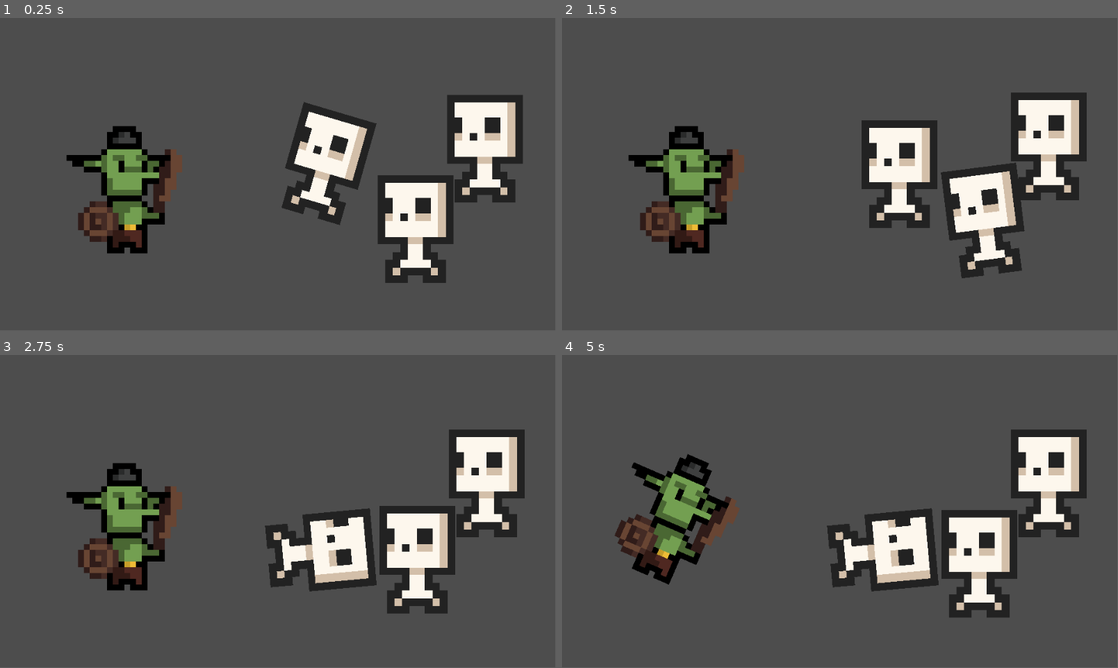
Above: before the commit, frames 1-4 (two rows, left to right).
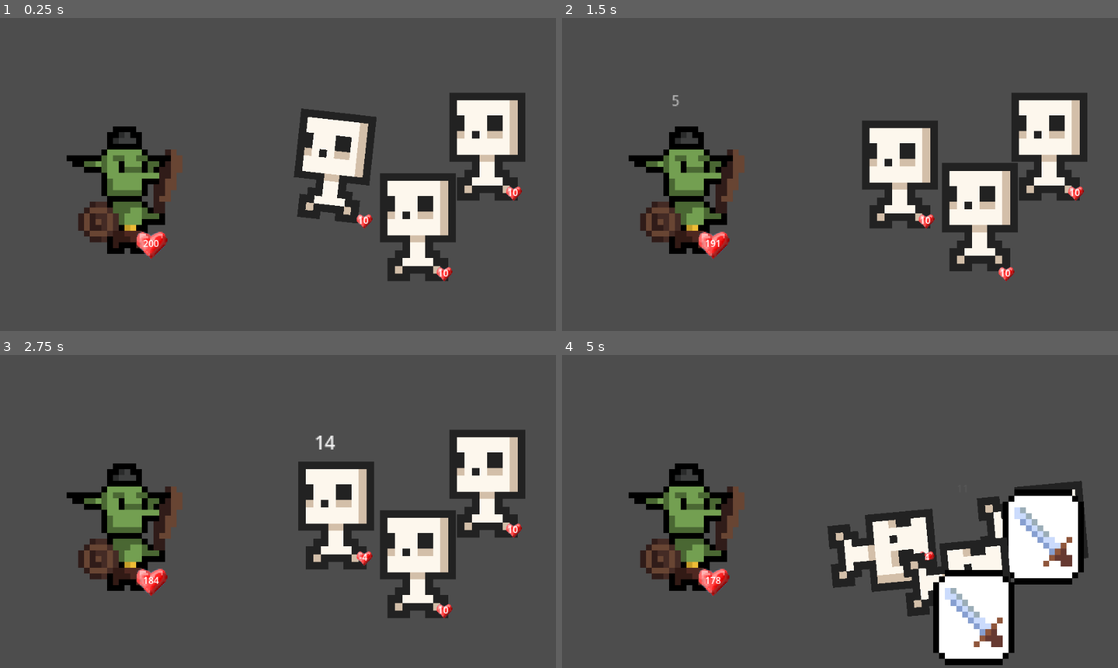
Above: after the commit, the same moments.

Repository: jakmik2/rogue-cards
Game: Godot game, scene res://scenes/Main.tscn
Same seed, same stepped clock (60 frames per second), same inputs: the game is played once before the commit and once after it.
Inputs:
- Up to frame 1 (0.25 s): no input
- Up to frame 2 (1.5 s): no input
- Up to frame 3 (2.75 s): no input
- Up to frame 4 (5 s): no input
In our replay, the window is 799x449 before the commit and 800x450 after it. These sizes can differ from the game's own. Grey fills any space a smaller window leaves; there, only what the larger window draws over its background counts as a difference.

The runs differ from the first frame. In frame 1, 6.1% of the frame differs, in the area x 12-95%, y 24-85%; in frame 2, 4.0%; in frame 3, 8.6%; in frame 4, 19%, in the area x 9-95%, y 23-100%.

Commit message:
Story/add health UI (#5)
* Implement basic health UI

* Add scaling

* Finalize scale cats for health ui

---------

Co-authored-by: Ian Platt <ianplatt@Ians-MacBook-Pro.local>

Diff:
--- a/project.godot
+++ b/project.godot
@@ -19,6 +19,7 @@
 
 window/size/viewport_width=960
 window/size/viewport_height=540
+window/stretch/mode="viewport"
 
 [rendering]
 
--- a/scenes/Main.tscn
+++ b/scenes/Main.tscn
@@ -1,8 +1,8 @@
-[gd_scene load_steps=4 format=3 uid="uid://146ubeedod1y"]
+[gd_scene load_steps=4 format=3 uid="uid://bqivgqmx1twp3"]
 
-[ext_resource type="PackedScene" uid="uid://cj2fq1kfjhfb4" path="res://scenes/skele.tscn" id="1_6ju06"]
+[ext_resource type="PackedScene" uid="uid://cjukxsdcdjk47" path="res://scenes/skele.tscn" id="1_6ju06"]
 [ext_resource type="Script" path="res://scripts/Arena.gd" id="1_8l2me"]
-[ext_resource type="PackedScene" uid="uid://ci4oxbxai3tll" path="res://scenes/player_character.tscn" id="2_j7410"]
+[ext_resource type="PackedScene" uid="uid://dg6opfstej5al" path="res://scenes/PlayerCharacter.tscn" id="2_j7410"]
 
 [node name="Main" type="Node2D"]
 script = ExtResource("1_8l2me")
--- a/scenes/player_character.tscn
+++ b/scenes/PlayerCharacter.tscn
@@ -1,8 +1,9 @@
-[gd_scene load_steps=6 format=3 uid="uid://ci4oxbxai3tll"]
+[gd_scene load_steps=7 format=3 uid="uid://dg6opfstej5al"]
 
 [ext_resource type="Script" path="res://scripts/PlayerCharacter.gd" id="1_1ycvn"]
 [ext_resource type="Texture2D" uid="uid://bnwxo6157gfbd" path="res://sprites/goblin.png" id="2_1njqm"]
 [ext_resource type="AnimationLibrary" uid="uid://4kifbonvdpfq" path="res://animations/BaseEntityAnims.res" id="3_uyyt6"]
+[ext_resource type="PackedScene" uid="uid://blbq4t3k2drou" path="res://scenes/UI/HealthDisplay.tscn" id="4_j1jtl"]
 
 [sub_resource type="Animation" id="Animation_qgp2n"]
 length = 0.001
@@ -39,6 +40,9 @@
 [node name="PlayerCharacter" type="Node2D"]
 position = Vector2(-1, -1)
 script = ExtResource("1_1ycvn")
+health = 15
+damage = 3
+speed = 1
 
 [node name="Sprite2D" type="Sprite2D" parent="."]
 position = Vector2(-7, -179)
@@ -52,3 +56,7 @@
 
 [node name="SpawnPoint" type="Node2D" parent="."]
 position = Vector2(-14, -268)
+
+[node name="HealthDisplay" parent="." instance=ExtResource("4_j1jtl")]
+position = Vector2(39, -15)
+scale_modifier = 2
--- /dev/null
+++ b/scenes/UI/HealthDisplay.tscn
@@ -0,0 +1,21 @@
+[gd_scene load_steps=3 format=3 uid="uid://blbq4t3k2drou"]
+
+[ext_resource type="Script" path="res://scripts/health_display.gd" id="1_8jw8s"]
+[ext_resource type="Texture2D" uid="uid://kry17oyrjevu" path="res://sprites/heart_full_32x32.png" id="1_brohe"]
+
+[node name="HealthDisplay" type="Node2D"]
+script = ExtResource("1_8jw8s")
+
+[node name="Sprite2D" type="Sprite2D" parent="."]
+position = Vector2(2, 0)
+scale = Vector2(1.82812, 1.85937)
+texture = ExtResource("1_brohe")
+
+[node name="Label" type="Label" parent="."]
+offset_left = -23.0
+offset_top = -15.0
+offset_right = 23.0
+offset_bottom = 11.0
+text = "12345"
+horizontal_alignment = 1
+vertical_alignment = 1
--- a/scenes/skele.tscn
+++ b/scenes/skele.tscn
@@ -1,8 +1,9 @@
-[gd_scene load_steps=6 format=3 uid="uid://cj2fq1kfjhfb4"]
+[gd_scene load_steps=7 format=3 uid="uid://cjukxsdcdjk47"]
 
 [ext_resource type="Texture2D" uid="uid://c10mtb6surh80" path="res://sprites/skelet_idle_anim_f0.png" id="1_vu3bg"]
 [ext_resource type="Script" path="res://scripts/skele.gd" id="2_n0l1d"]
 [ext_resource type="AnimationLibrary" uid="uid://4kifbonvdpfq" path="res://animations/BaseEntityAnims.res" id="3_gtcpb"]
+[ext_resource type="PackedScene" uid="uid://blbq4t3k2drou" path="res://scenes/UI/HealthDisplay.tscn" id="4_iwtmm"]
 
 [sub_resource type="Animation" id="Animation_kw005"]
 length = 0.001
@@ -40,10 +41,9 @@
 position = Vector2(5.96046e-08, -1)
 scale = Vector2(-1, 1)
 script = ExtResource("2_n0l1d")
-health = 50
-armor_class = 5
-damage = 5
-speed = 2
+health = 9
+damage = 1
+speed = 0
 
 [node name="Sprite2D" type="Sprite2D" parent="."]
 position = Vector2(-4, -175)
@@ -57,3 +57,6 @@
 
 [node name="SpawnPoint" type="Node2D" parent="."]
 position = Vector2(-48, -216)
+
+[node name="HealthDisplay" parent="." instance=ExtResource("4_iwtmm")]
+position = Vector2(-55, -11)
--- a/scripts/Arena.gd
+++ b/scripts/Arena.gd
@@ -31,13 +31,15 @@
 var counter: float = 0.0;
 
 func _process(_delta):
+	counter += _delta
 	# Evaluate Combat State and turn order
 	# Skip if not in Combat or if actively resolving a round
 	if (current_state == CombatState.INACTIVE || round_tracker == Round.ACTIVE):
 		pass
 	# Run Round
-	else:
+	elif (counter > 0):
 		combat_round()
+		counter = 0
 
 func combat_round():
 	round_tracker = Round.ACTIVE
--- a/scripts/BaseEntity.gd
+++ b/scripts/BaseEntity.gd
@@ -3,7 +3,7 @@
 # Properties
 @export_group("Properties")
 @export var health = 100
-@export var armor_class = 10
+@export var armor_class = 0
 @export var status: LifeStatus
 @export var damage = 10
 @export var speed = 5
@@ -15,6 +15,7 @@
 # Util
 var rng = RandomNumberGenerator.new()
 var damage_number_pool: Array[DamageNumber] = []
+var inverted = false
 
 # Nodes
 @onready
--- /dev/null
+++ b/scripts/health_display.gd
@@ -0,0 +1,33 @@
+extends Node2D
+
+# Properties
+@export_category("Properties")
+@export var scale_modifier = 1
+
+# Nodes
+@onready
+var parent: BaseEntity = self.get_parent() as BaseEntity
+@onready
+var label: Label = $Label
+@onready
+var sprite: Sprite2D = $Sprite2D
+
+
+# Called when the node enters the scene tree for the first time.
+func _ready():
+	match scale_modifier:
+		1:
+			sprite.scale *= 0.5
+		2:
+			sprite.scale *= 1
+		3:
+			sprite.scale *= 1.5
+
+	if parent.inverted:
+		print("Inverting!")
+		self.scale.x *= -1
+
+
+# Called every frame. 'delta' is the elapsed time since the previous frame.
+func _process(delta):
+	label.text = str(parent.health)
--- a/scripts/skele.gd
+++ b/scripts/skele.gd
@@ -5,19 +5,16 @@
 @export var loot = {11:'N', 15:'W', 19:'A', 20:'S'}
 
 # Called when the node enters the scene tree for the first time.
-func _ready():
-	pass
-
-# Called every frame. 'delta' is the elapsed time since the previous frame.
-func _process(delta):
-	pass
+func _init():
+# Override inverted for enemy -> This is bad and we shouldn't be doing this
+	inverted = true
 
 func attempt_attack():
 	print("Goblin Scum!")
 	return await super.attempt_attack()
 
-func roll_dmg(d_size: int = 8):
+func roll_dmg(d_size: int = 6):
 	return super.roll_dmg(d_size)
 
 func evaluate_attack(roll, dmg, invert = false) -> bool:
-	return await super.evaluate_attack(roll, dmg, true)
+	return await super.evaluate_attack(roll, dmg, inverted)
Binary file added: sprites/heart_full_32x32.png
Not shown, added: sprites/heart_full_32x32.png.import
